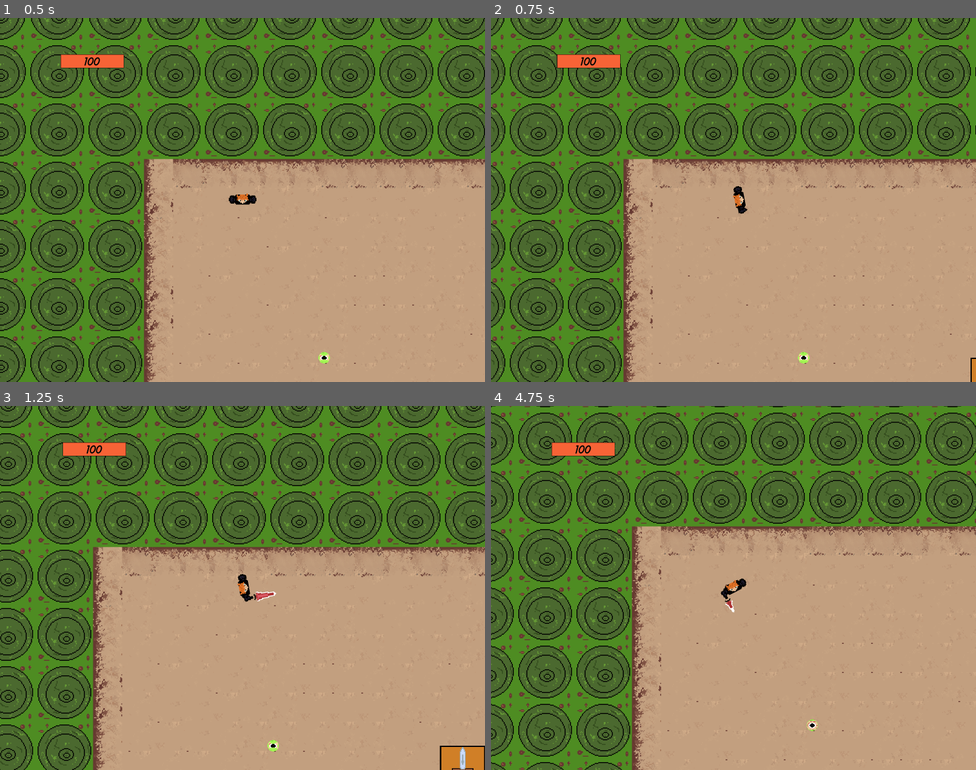
Above: before the commit, frames 1-4 (two rows, left to right).
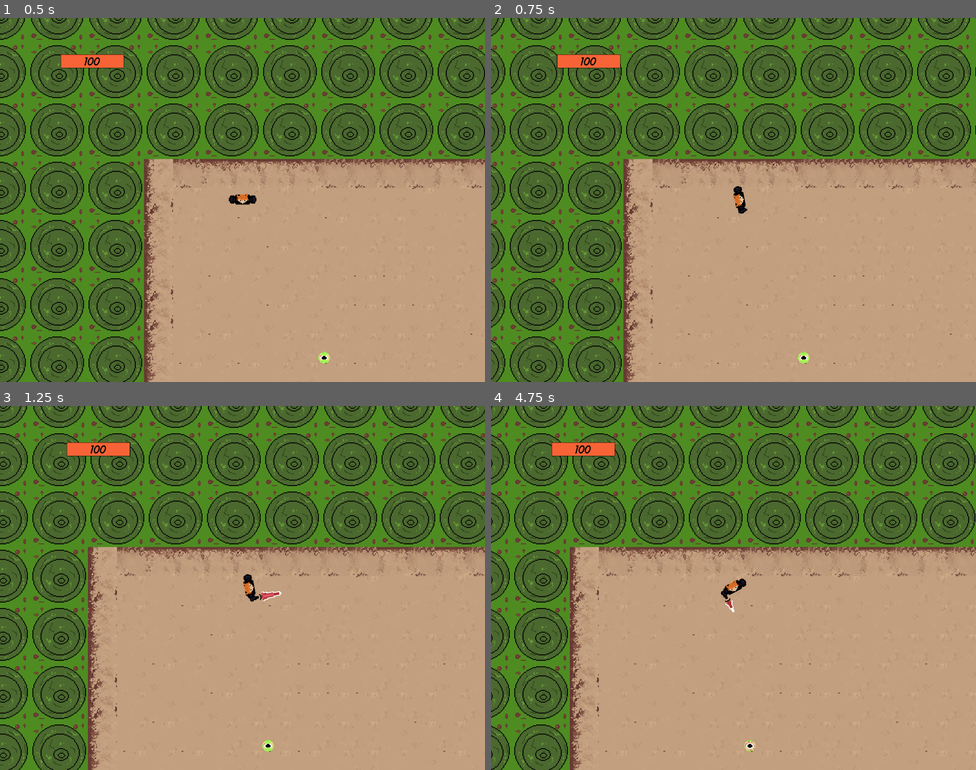
Above: after the commit, the same moments.

Repository: Hanover-CS/HC24-Max-Bowe-Senior-Project
Game: Godot game, scene res://Scenes/fight_scene.tscn
Two runs of this game, one before a commit and one after it. Both use one fixed random seed, a clock stepped at 60 frames per second and the inputs below. This scene is started directly instead of the project's main scene.
Inputs (mouse positions are in pixels of both pictures, inside the frame that each line leads up to):
- Up to frame 1 (0.5 s): no input
- Up to frame 2 (0.75 s): tap Enter at 0.5 s; move the mouse to (840, 181) at 0.52 s; hold D (right) from 0.53 s (still down); click (840, 181) at 0.6 s
- Up to frame 3 (1.25 s): keep holding D (right)
- Up to frame 4 (4.75 s): release D (right) at 1.25 s; drag from (636, 606) to (757, 591) at 1.27 s; move the mouse to (782, 507) at 2.02 s; hold D (right) 2.03-2.75 s; tap Alt at 2.1 s; drag from (709, 660) to (738, 591) at 2.77 s; move the mouse to (879, 642) at 3.52 s; hold A (left) 3.53-4.25 s; click (879, 642) at 3.6 s; drag from (588, 533) to (801, 726) at 4.27 s

Frame 1 is identical in both runs. In frame 2, less than 0.1% of the frame differs, in the area x 98-100%, y 93-100%; in frame 3, 23%; in frame 4, 40%, in the area x 0-100%, y 0-100%.

Commit message:
added comments to most if not all files

Diff:
--- a/project/Characters/Enemy/boss.gd
+++ b/project/Characters/Enemy/boss.gd
@@ -10,6 +10,8 @@
 var player_in_range = false
 
 signal boss_defeated
+
+# lets an area know that an object is the boss
 
 func boss():
 	pass
@@ -27,11 +29,15 @@
 	if health <= 0 and !global.bossDead:
 		boss_death()
 
+# plays animations
+
 func boss_animations():
 	if(!global.bossDead):
 		animations.play("default")
 	else:
 		animations.play("death")
+
+# if the sees_player variable is true, points the boss at player and begins to move toward player
 
 func check_player_seen():
 	if(sees_player):
@@ -41,12 +47,9 @@
 		move_and_collide(((player.position - position)/speed))
 
 
-func damage_enemy():
-	if player_in_range and global.player_attacking and can_be_attacked:
-		$DamageCooldown.start()
-		can_be_attacked = false
-		health -= player_damage
-		print("Boss has taken ", player_damage, " damage, current health is: ", health)
+# checks that the player's attack box is in range, if the player is attacking, and if the boss's
+# damage cooldown is over, then starts the damage cooldown and subtract's the player's attack damage from
+# the boss's health
 
 func check_player_attacking():
 	if global.player_attacking and can_be_attacked and player_in_range:
@@ -55,17 +58,27 @@
 		print(health)
 		$DamageCooldown.start()
 
+# waits for a signal that says something exited the boss's sight area, then marks that
+# it no longer sees the player if the object was the player
+
 func _on_boss_sight_body_exited(body):
-	sees_player = false
+	if (body.has_method("player")):
+		sees_player = false
+
+# waits for a signal that says something entered the boss's sight area, then marks that
+# it sees the player if the object was the player
 
 func _on_boss_sight_body_entered(body):
 	if (body.has_method("player")):
 		player = body
 		sees_player = true
 
+# once the damage cooldown timer is over, marks that the boss can be attacked
 
 func _on_damage_cooldown_timeout():
 	can_be_attacked = true
+
+# globally notes that the boss is dead, stops seeing the player, plays the death animation
 
 func boss_death():
 	global.bossDead = true
@@ -73,16 +86,20 @@
 	$DeathAnimation.start()
 	print("death timer started")
 
+# waits for the boss's death timer to finish, then deletes the boss object
 
 func _on_death_animation_timeout():
 	emit_signal("boss_defeated")
 	self.queue_free()
 
+# when the boss hitbox is entered, checks if the area that entered it was the player hitbox
+# and if so, marks that the player is in range to attack
+
 func _on_hit_box_area_entered(area):
 	if area.has_method('player_attack_box'):
 		player_in_range = true
 
-# called when a body exits its hitbox, will check if player, if so,
+# called when an area exits its hitbox, will check if player's attack box, if so,
 # player_in_range is marked false
 
 func _on_hit_box_area_exited(area):
--- a/project/Characters/Player/player.gd
+++ b/project/Characters/Player/player.gd
@@ -10,6 +10,8 @@
 var animations
 var enemyAttackCooldown: Timer
 var playerAttackCooldown: Timer
+
+# initializes various things
 
 func _ready():
 	health = global.playerHealth
@@ -36,6 +38,7 @@
 		player_alive = false
 		get_tree().quit()
 
+# used to identify if an object that enters a certain area is the player
 
 func player():
 	pass
--- a/project/Scenes/BossScene.gd
+++ b/project/Scenes/BossScene.gd
@@ -1,7 +1,6 @@
 extends Node2D
 
 func _ready():
-	set_health_bar($PlayerHealthBar, $Player)
 	set_health_bar($BossHealthBar, $Boss)
 
 
@@ -11,6 +10,8 @@
 	health_bar_follow_player()
 	update_health()
 
+# looks to see if the boss has been defeated, then hides its health bar, resets global stats
+# and starts a timer that will close the level when finished
 
 func check_level_passed():
 	if (global.bossDead && $LeaveLevelTimer.is_stopped()):
@@ -18,6 +19,8 @@
 		$BossHealthLabel.visible = false
 		$LeaveLevelTimer.start()
 		reset_global_stats()
+
+# resets barious global stats
 
 func reset_global_stats():
 	global.player_attacking = false
@@ -28,15 +31,20 @@
 	global.playerHealth = 100
 	global.playerPosition = Vector2(0,0)
 
+# sets a character's initial health progress bar value
 
 func set_health_bar(bar: ProgressBar, character: CharacterBody2D):
 	bar.max_value = character.health
+
+# moves health bars according to player position
 
 func health_bar_follow_player():
 	$PlayerHealthBar.position = $Player.position - Vector2(1000, 800)
 	$PlayerHealthLabel.position = $Player.position - Vector2(1000, 815)
 	$BossHealthBar.position = $Player.position - Vector2(250, 950)
 	$BossHealthLabel.position = $Player.position - Vector2(250, 975)
+
+# Updates health bars
 
 func update_health():
 	$PlayerHealthBar.value = $Player.health
@@ -48,6 +56,7 @@
 		$BossHealthBar.value = 0
 		$BossHealthLabel.text = str(0)
 
+# on timeout of leave level timer, switches scene back to the main menu
 
 func _on_leave_level_timer_timeout():
 	print("leaving level")
--- a/project/Scenes/WinScreen.gd
+++ b/project/Scenes/WinScreen.gd
@@ -1,14 +1,13 @@
 extends Control
 
 
-# Called when the node enters the scene tree for the first time.
-func _ready():
-	pass # Replace with function body.
+func _process(delta):
 
+	# simply positions the win message according to the player
 
-func _process(delta):
 	position = global.playerPosition - Vector2(500, 300)
 
+# waits for a signal saying that the boss has been defeated, then makes win message visible
 
 func _on_boss_boss_defeated():
 	visible = true
--- a/project/Scenes/fight_scene.gd
+++ b/project/Scenes/fight_scene.gd
@@ -10,9 +10,6 @@
 
 func _ready():
 	spawn_enemies()
-	set_player_health_bar()
-
-# spawns enemies in a random position in the 2D space
 
 func _process(delta):
 	if global.enemies.size() == 0:
@@ -21,6 +18,8 @@
 	health_bar_follow_player()
 	update_health()
 
+# spawns enemies in a random position in the 2D space
+
 func spawn_enemies():
 	for i in range(num_enemies):
 		var newEyeEnemy = eye_enemy.instantiate()
@@ -28,18 +27,15 @@
 		newEyeEnemy.position = Vector2(randi_range(20, 3000), randi_range(20, 3000))
 		add_child(newEyeEnemy)
 
-# exit body for testing scene switch
 
-func set_player_health_bar():
-	$PlayerHealthBar.max_value = $Player.health
+# tracks the player's position and places the health bar relative to that position
 
 func health_bar_follow_player():
 	$PlayerHealthBar.position = $Player.position - Vector2(1000, 800)
 	$PlayerHealthLabel.position = $Player.position - Vector2(1000, 815)
 
+# changes the value of the health progress bar and the text of its label based on player health
+
 func update_health():
 	$PlayerHealthBar.value = $Player.health
 	$PlayerHealthLabel.text = str($Player.health)
-
-func _on_exit_box_body_entered(body):
-	custom_scene_manager.SwitchScene("tile_selector")
--- a/project/Scenes/fight_scene.tscn
+++ b/project/Scenes/fight_scene.tscn
@@ -1,11 +1,10 @@
-[gd_scene load_steps=17 format=3 uid="uid://bxoenod24woiu"]
+[gd_scene load_steps=16 format=3 uid="uid://bxoenod24woiu"]
 
 [ext_resource type="Texture2D" uid="uid://do6g64qcinv2k" path="res://graphics/ground_tiles.png" id="1_8ulpx"]
 [ext_resource type="Script" path="res://Scenes/fight_scene.gd" id="1_uq82d"]
 [ext_resource type="PackedScene" uid="uid://dvt1burcnk2jb" path="res://Characters/Player/player.tscn" id="2_doovv"]
 [ext_resource type="Texture2D" uid="uid://gpwtjumtd3n0" path="res://graphics/tree.png" id="2_f4by5"]
 [ext_resource type="PackedScene" uid="uid://vpydpt1phtmd" path="res://objects/trashcan.tscn" id="6_mpgcq"]
-[ext_resource type="PackedScene" uid="uid://c022anm0y0eqv" path="res://objects/exit_box.tscn" id="7_x66wk"]
 [ext_resource type="AudioStream" uid="uid://4ftrrl31knme" path="res://audio/space_sounds.wav" id="8_1cvt8"]
 [ext_resource type="FontFile" uid="uid://dcn7dca8xdloc" path="res://fonts/AeroviasBrasilNF.ttf" id="8_8u2aj"]
 
@@ -170,17 +169,9 @@
 position_smoothing_enabled = true
 position_smoothing_speed = 10.0
 
-[node name="Trashcan" parent="." instance=ExtResource("6_mpgcq")]
-position = Vector2(742, 234)
-
 [node name="AudioStreamPlayer" type="AudioStreamPlayer" parent="."]
 stream = ExtResource("8_1cvt8")
 autoplay = true
-
-[node name="ExitBox" parent="." instance=ExtResource("7_x66wk")]
-z_index = 10
-position = Vector2(1038, 590)
-script = null
 
 [node name="PlayerHealthBar" type="ProgressBar" parent="."]
 z_index = 10
@@ -204,4 +195,6 @@
 horizontal_alignment = 1
 vertical_alignment = 2
 
-[connection signal="body_entered" from="ExitBox" to="." method="_on_exit_box_body_entered"]
+[node name="Trashcan" parent="." instance=ExtResource("6_mpgcq")]
+z_index = 10
+position = Vector2(4690, 1732)
--- a/project/Scenes/main.gd
+++ /dev/null
@@ -1,20 +0,0 @@
-extends Node2D
-
-
-
-func _ready():
-	remove_child($FightScene)
-	remove_child($TileSelector)
-
-func _on_exit_box_body_entered(_body):
-	remove_child($FightScene)
-
-
-func _on_tile_selector_remove_tile_selector():
-	remove_child($TileSelector)
-	add_child($FightScene)
-
-
-func _on_main_menu_remove_menu():
-	get_tree().root.remove_child($MainMenu)
-	add_child($TileSelector)
--- a/project/Scenes/main.tscn
+++ /dev/null
@@ -1,18 +0,0 @@
-[gd_scene load_steps=5 format=3 uid="uid://cumneqy4qjwuj"]
-
-[ext_resource type="Script" path="res://Scenes/main.gd" id="1_ajqug"]
-[ext_resource type="PackedScene" uid="uid://bxoenod24woiu" path="res://Scenes/fight_scene.tscn" id="2_csrxn"]
-[ext_resource type="PackedScene" uid="uid://fbb8ycn44164" path="res://Scenes/tile_selector.tscn" id="3_rpjsm"]
-[ext_resource type="PackedScene" uid="uid://bibymkdsos0fm" path="res://Scenes/main_menu.tscn" id="4_62e0f"]
-
-[node name="MainScene" type="Node2D"]
-script = ExtResource("1_ajqug")
-
-[node name="FightScene" parent="." instance=ExtResource("2_csrxn")]
-
-[node name="TileSelector" parent="." instance=ExtResource("3_rpjsm")]
-
-[node name="MainMenu" parent="." instance=ExtResource("4_62e0f")]
-
-[connection signal="remove_tile_selector" from="TileSelector" to="." method="_on_tile_selector_remove_tile_selector"]
-[connection signal="remove_menu" from="MainMenu" to="." method="_on_main_menu_remove_menu"]
--- a/project/Scenes/mystery_scene.gd
+++ b/project/Scenes/mystery_scene.gd
@@ -1,15 +1,8 @@
 extends Node2D
 
 
-# Called when the node enters the scene tree for the first time.
-func _ready():
-	pass # Replace with function body.
 
-
-# Called every frame. 'delta' is the elapsed time since the previous frame.
-func _process(delta):
-	pass
-
+# Switches back to tile selection screen when user picks an option
 
 func _on_item_item_selected():
 	custom_scene_manager.SwitchScene("tile_selector")
--- a/project/Scenes/planet_selection.gd
+++ /dev/null
@@ -1,9 +0,0 @@
-extends TileMap
-
-
-# Called when the node enters the scene tree for the first time.
-func _ready():
-	pass
-
-
-# Called every frame. 'delta' is the elapsed time since the previous frame.
--- a/project/Scenes/planet_selection.tscn
+++ /dev/null
@@ -1,37 +0,0 @@
-[gd_scene load_steps=9 format=3 uid="uid://dm4q0jgf4agly"]
-
-[ext_resource type="Texture2D" uid="uid://bjmqxo4m638b5" path="res://graphics/boss-tile.png" id="1_mqdai"]
-[ext_resource type="Texture2D" uid="uid://dwb42g3uc87gr" path="res://graphics/fight-tile.png" id="2_io5qt"]
-[ext_resource type="Texture2D" uid="uid://cuqma2guc1xuf" path="res://graphics/mystery-tile.png" id="3_atgok"]
-[ext_resource type="Script" path="res://Scenes/planet_selection.gd" id="4_gvta4"]
-
-[sub_resource type="TileSetAtlasSource" id="TileSetAtlasSource_n2on5"]
-texture = ExtResource("1_mqdai")
-0:0/0 = 0
-1:0/0 = 0
-0:1/0 = 0
-1:1/0 = 0
-
-[sub_resource type="TileSetAtlasSource" id="TileSetAtlasSource_3p4u2"]
-texture = ExtResource("2_io5qt")
-0:0/0 = 0
-1:0/0 = 0
-0:1/0 = 0
-1:1/0 = 0
-
-[sub_resource type="TileSetAtlasSource" id="TileSetAtlasSource_uttes"]
-texture = ExtResource("3_atgok")
-0:0/0 = 0
-1:0/0 = 0
-0:1/0 = 0
-1:1/0 = 0
-
-[sub_resource type="TileSet" id="TileSet_568oq"]
-sources/0 = SubResource("TileSetAtlasSource_n2on5")
-sources/1 = SubResource("TileSetAtlasSource_3p4u2")
-sources/2 = SubResource("TileSetAtlasSource_uttes")
-
-[node name="PlanetSelection" type="TileMap"]
-tile_set = SubResource("TileSet_568oq")
-format = 2
-script = ExtResource("4_gvta4")
--- a/project/objects/item.gd
+++ b/project/objects/item.gd
@@ -2,19 +2,11 @@
 
 signal itemSelected
 
-# Called when the node enters the scene tree for the first time.
-func _ready():
-	pass # Replace with function body.
-
-
-# Called every frame. 'delta' is the elapsed time since the previous frame.
-func _process(delta):
-	pass
-
+# Depending on which item the player selects, this method applies a speed or damage boost
 
 func _on_item_list_item_selected(index):
 	if index == 0:
-		global.playerSpeed += 50
+		global.playerSpeed += 200
 	else:
 		global.playerDamage += 10
 	emit_signal("itemSelected")
